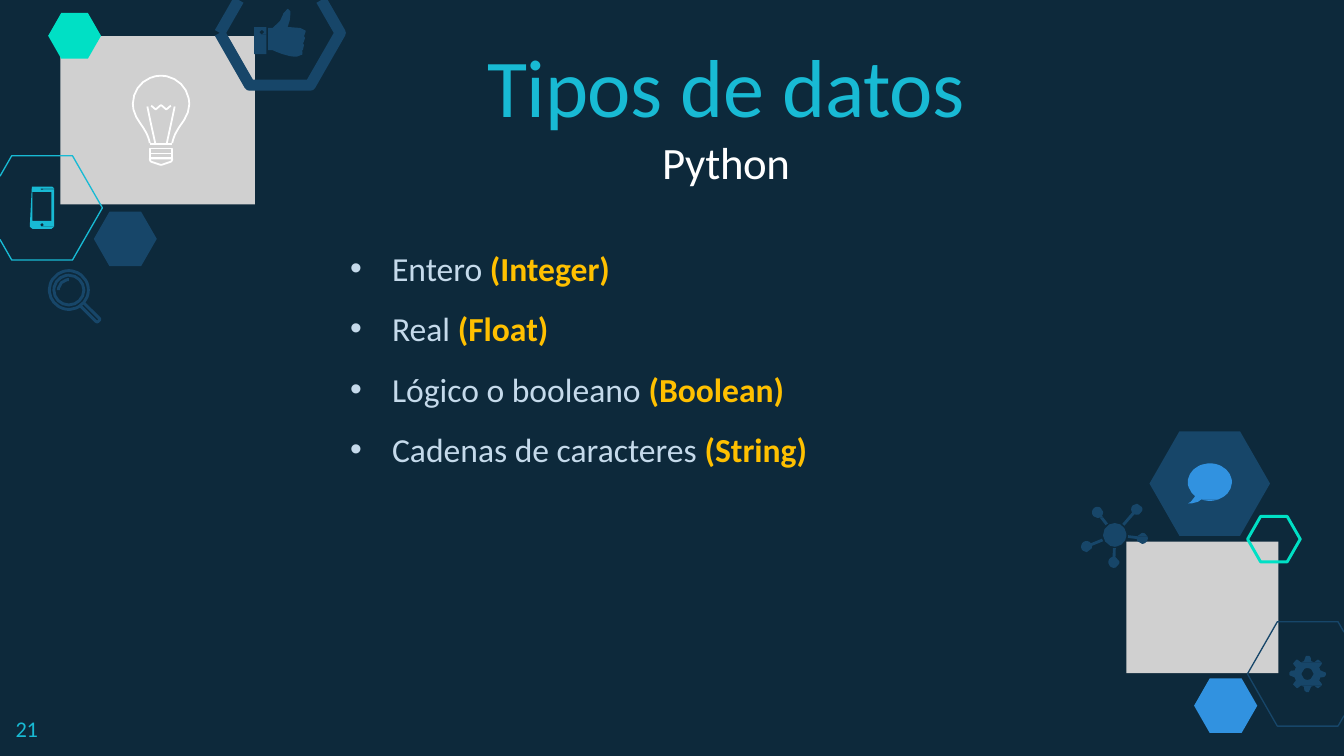
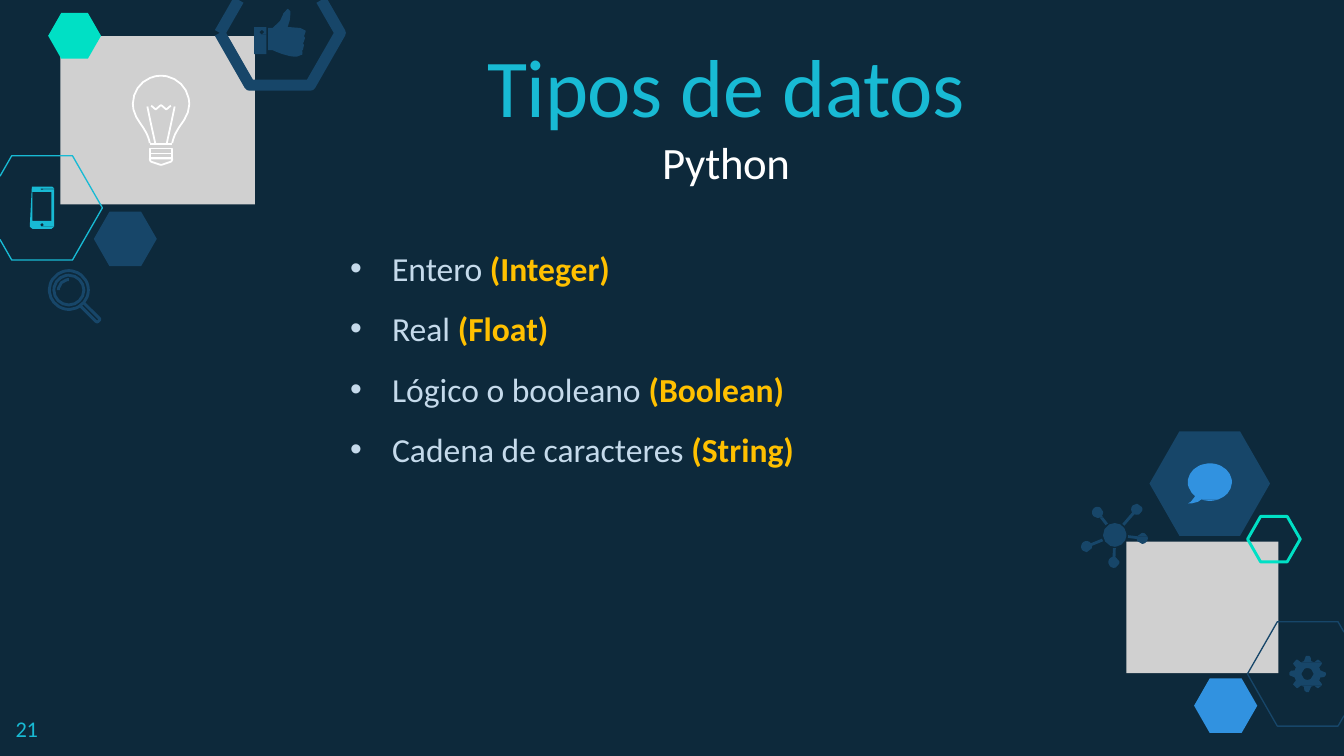
Before and after one commit to lizetheP/PensamientoC, a slide deck: slide 21 of calendario/documentos/2_ComponentesTipos.pptx. Drawn at 1344x756 pixels with LibreOffice and Linux fonts; fonts in the diff are those of the drawing; grey boxes stand for pictures. Boxes give left, top, right and bottom in pixels: in the first picture for what was removed or moved away, otherwise in the second. Text is boxed around its words. In the diff, an @@ line names an element or a change of style, - is before the commit and + after.

```diff
--- a/calendario/documentos/2_ComponentesTipos.pptx
+++ b/calendario/documentos/2_ComponentesTipos.pptx
@@ text at (392, 437, 793, 468): text changed @@
-• Cadenas de caracteres (String)
+• Cadena de caracteres (String)
```
Also in this commit, not shown: 2 other slides changed, 3 other files.
